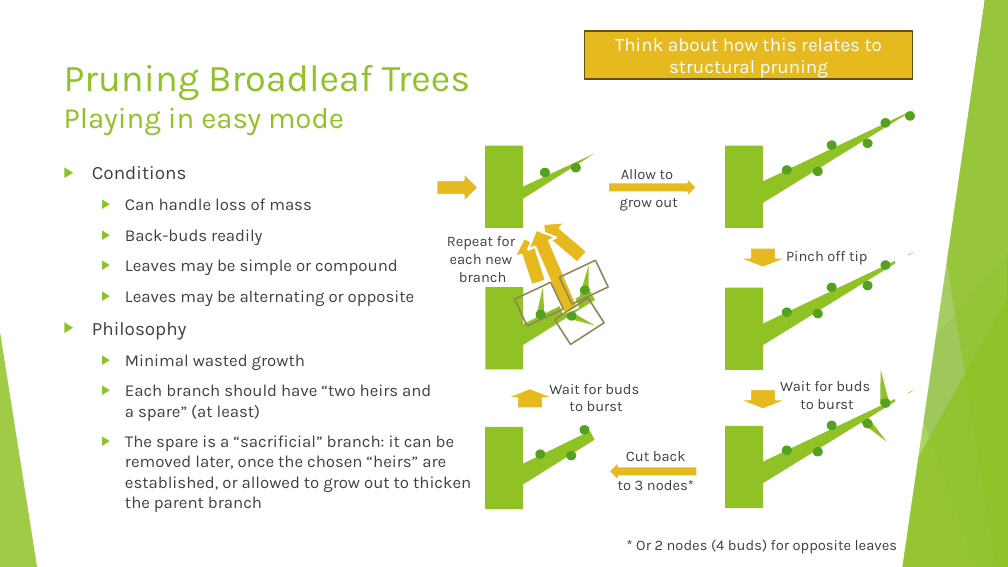
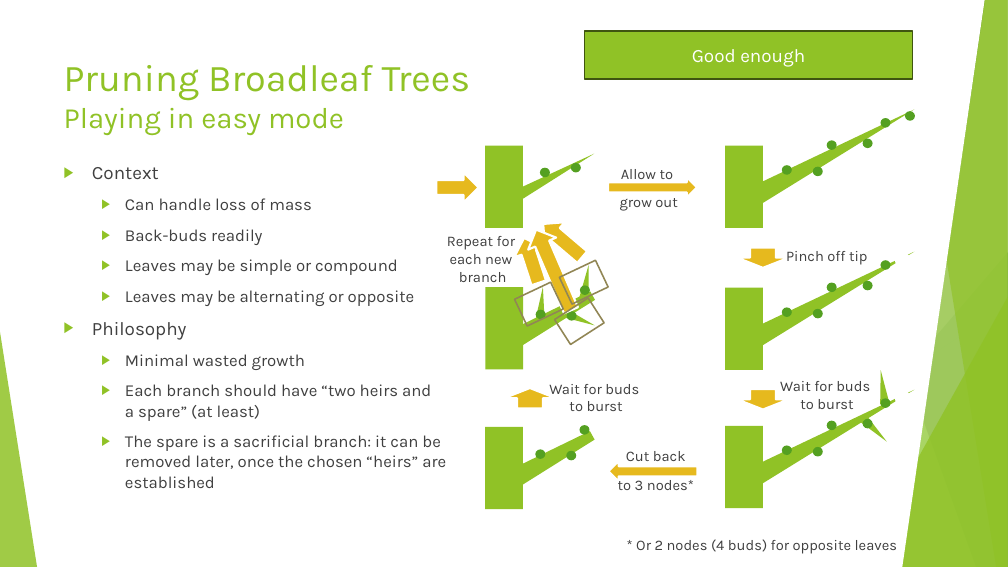
Before and after one commit to AlexLabram/Bonsai, a slide deck: slide 23 of Courseware/Bonsai On A Budget (running).pptx (slide 21 before the commit). Drawn at 1008x567 pixels with LibreOffice and Linux fonts; fonts in the diff are those of the drawing. Boxes give left, top, right and bottom in pixels: in the first picture for what was removed or moved away, otherwise in the second. Text is boxed around its words. In the diff, an @@ line names an element or a change of style, - is before the commit and + after.

Commit message:
Added "types of foliage" slide w. placeholder pics Split out "pruning needle-bearing" and "pruning spiky/scaly" slides Added stub "structural pruning" slide Started diagram for spiky/scaly but not yet finished

```diff
--- a/Courseware/Bonsai On A Budget (running).pptx
+++ b/Courseware/Bonsai On A Budget (running).pptx
@@ rectangle "Good enough" at [585, 31, 913, 79]: fill #E6B91E to #90C226; outline #65510D 1.5 pt to #3F5511 1.5 pt @@
@@ text in rectangle at [692, 49, 805, 67]: text changed @@
-Think about how this relates to structural pruning
+Good enough
@@ text at [92, 167, 159, 179]: text changed @@
-▶ Conditions
+▶ Context
@@ text at [125, 435, 446, 488]: text changed @@
-  ▶ The spare is a “sacrificial” branch: it can be
-    removed later, once the chosen “heirs” are
-    established, or allowed to grow out to thicken
-    the parent branch
+  ▶ The spare is a sacrificial branch: it can be
+    removed later, once the chosen “heirs” are
+    established
```
Also in this commit, not shown: 6 other slides changed, 3 slides added, 3 other files.
